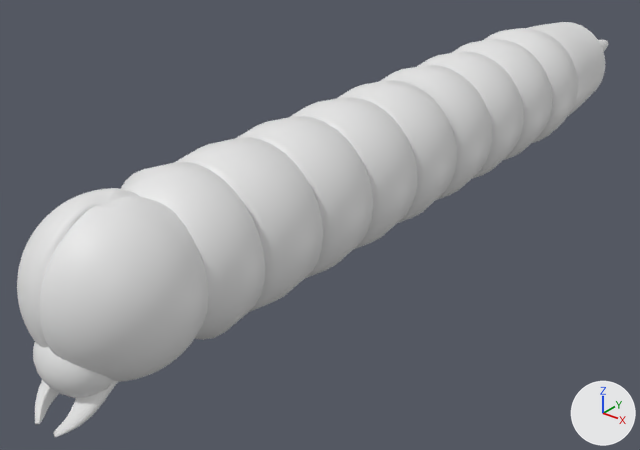
The Blender file 01/Assets/models/enemies/caterpillars/caterpillar01.blend as it was, and as the next commit left it.
Both versions are drawn from a 50 mm camera at (6.6, -3.96, 4.53) aimed at (-0.86, 5.37, -1.25). Lighting does not change. The marker at lower right points along +X, +Y and +Z.

Before the edit, the objects in view are built like this:
```python
ob_cylinder = bpy.data.objects.new('Cylinder', me_cylinder)
ob_cylinder.location = (0.0, 3.95, 0.0)
ob_cylinder.rotation_euler = (1.571, 0.0, 0.0)  # degrees (90, 0, 0)
ob_cylinder.scale = (1.0, 1.0, 2.69)
ob_cylinder_001 = bpy.data.objects.new('Cylinder.001', me_cylinder_008)
ob_cylinder_001.location = (0.0, 6.31, 0.0)
ob_cylinder_001.rotation_euler = (1.571, 0.0, 0.0)  # degrees (90, 0, 0)
ob_cylinder_001.scale = (1.0, 1.0, 4.57)
ob_icosphere = bpy.data.objects.new('Icosphere', me_icosphere_001)
ob_icosphere.location = (0.0, 0.39, -0.57)
ob_icosphere.scale = (0.494, 0.417, 0.417)
ob_mandibles = bpy.data.objects.new('mandibles', me_cylinder_009)
ob_mandibles.location = (0.0, 0.11, -1.03)
ob_mandibles.rotation_euler = (2.226, 0.0, 0.0)  # degrees (128, 0, 0)
ob_mandibles.scale = (0.418, 0.171, 0.418)
ob_sphere = bpy.data.objects.new('Sphere', me_sphere)
ob_sphere.location = (0.0, 0.95, 0.0)
```
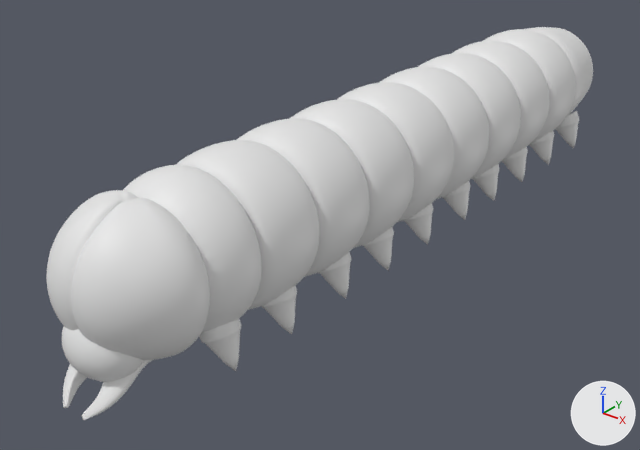
Location of each change, (x1, y1, x2, y2) in pixels of the pictures (640 x 450 px; the box of a moved part takes in the faces that stretch with it):
'Cylinder', modifiers changed
    before: (121, 28, 578, 340)
    after: (122, 29, 575, 333)
'Sphere', reshaped, moved, modifiers changed (15% narrower, 12% shorter)
    before: (17, 188, 209, 382)
    after: (46, 190, 210, 360)
'Icosphere', moved
    before: (33, 342, 114, 398)
    after: (62, 327, 144, 382)
'Cylinder.001', reshaped (15% narrower)
    before: (528, 22, 608, 116)
    after: (525, 27, 593, 118)
'mandibles', reshaped, moved, modifiers changed
    before: (35, 380, 119, 437)
    after: (63, 360, 153, 420)
'legs', added
    after: (199, 319, 241, 371)
'legs.001', added
    after: (261, 285, 297, 334)
'legs.002', added
    after: (318, 252, 351, 299)
'legs.003', added
    after: (362, 227, 394, 271)
'legs.004', added
    after: (403, 203, 433, 245)
'legs.005', added
    after: (442, 181, 471, 220)
'legs.006', added
    after: (471, 164, 500, 201)
'legs.009', added
    after: (555, 111, 579, 148)
'legs.007', added
    after: (502, 147, 528, 182)
'legs.008', added
    after: (529, 131, 554, 165)
part 1 of me_cylinder_009, added
    after: (63, 364, 87, 408)
part 3 of me_cylinder_008, moved or reshaped
    before: (528, 22, 605, 114)
    after: (527, 27, 593, 111)
part 4 of me_cylinder_008, moved or reshaped (not visible afterwards)
    before: (598, 40, 608, 52)

Patch to the scene script:
```diff
--- a/01/Assets/models/enemies/caterpillars/caterpillar01.blend.py
+++ b/01/Assets/models/enemies/caterpillars/caterpillar01.blend.py
@@ me_cylinder_008 @@
 me_cylinder_008.from_pydata(...)  # 224 vertices, 162 faces, 32 loose edges; spans x -0.95..0.95, y -0.95..0.95, z -1.62..-0.83
 # used by ob_cylinder_001; location = (0.0, 6.31, 0.0); rotation_euler = (1.571, 0.0, 0.0), in degrees (90, 0, 0); scale = (1.0, 1.0, 4.57)
+# me_cylinder_008 part 3: all 64 vertices in x -0.77..0.77, y -0.77..0.77, z -1.22..-1.17 are moved by (0.0, 0.0, 0.12)
+# me_cylinder_008 part 4: all 32 vertices in x -0.07..0.07, y -0.07..0.07, z -1.62 are moved by (0.0, 0.0, 0.31)
@@ me_cylinder_009 @@
 # used by ob_mandibles; location = (0.0, 0.11, -1.03); rotation_euler = (2.226, 0.0, 0.0), in degrees (128, 0, 0); scale = (0.418, 0.171, 0.418)
-me_cylinder_009.from_pydata(...)  # 77 vertices, 68 faces; spans x 0.0..1.23, y -1.3..1.02, z -1.4..0.91
+me_cylinder_009.from_pydata(...)  # 152 vertices, 136 faces; spans x -1.23..1.23, y -1.3..1.02, z -1.4..0.91
+# me_cylinder_009 part 1
+# 75 vertices are added at x -1.23..-0.04, y -1.23..1.02, z -1.4..0.91
+# 68 new faces join them
@@ me_sphere @@
-me_sphere.from_pydata(...)  # 152 vertices, 144 faces; spans x 0.0..1.0, y -0.98..0.92, z -0.98..0.98
+me_sphere.from_pydata(...)  # 272 vertices, 288 faces; spans x -1.0..1.0, y -0.98..0.38, z -0.91..0.91
+# me_sphere part 2: 148 vertices removed from x 0.0..1.0, y -0.96..0.92, z -0.98..0.98; 268 vertices added at x -1.0..1.0, y -0.98..0.38, z -0.91..0.91
@@ ob_icosphere @@
 ob_icosphere = bpy.data.objects.new('Icosphere', me_icosphere_001)
-ob_icosphere.location = (0.0, 0.39, -0.57)
+ob_icosphere.location = (0.0, 0.73, -0.57)
 ob_icosphere.scale = (0.494, 0.417, 0.417)
@@ ob_cylinder @@
 ob_cylinder.scale = (1.0, 1.0, 2.69)
+_m = ob_cylinder.modifiers.new('Subsurf', 'SUBSURF')
+_m.levels = 2
@@ ob_mandibles @@
 ob_mandibles = bpy.data.objects.new('mandibles', me_cylinder_009)
-ob_mandibles.location = (0.0, 0.11, -1.03)
+ob_mandibles.location = (0.0, 0.46, -1.03)
 ob_mandibles.rotation_euler = (2.226, 0.0, 0.0)  # degrees (128, 0, 0)
 ob_mandibles.scale = (0.418, 0.171, 0.418)
-_m = ob_mandibles.modifiers.new('Mirror', 'MIRROR')
-_m.use_clip = True
 _m = ob_mandibles.modifiers.new('Subsurf', 'SUBSURF')
@@ ob_sphere @@
 ob_sphere = bpy.data.objects.new('Sphere', me_sphere)
-ob_sphere.location = (0.0, 0.95, 0.0)
-_m = ob_sphere.modifiers.new('Mirror', 'MIRROR')
+ob_sphere.location = (0.0, 1.31, 0.0)
 _m = ob_sphere.modifiers.new('Subsurf', 'SUBSURF')
+_m.levels = 2
@@ ob_legs @@
+ob_legs = bpy.data.objects.new('legs', me_cone)  # 49 vertices, 48 faces; spans x -3.96..-1.6, y -1.16..1.16, z -1.84..0.83; modifiers MIRROR, SUBSURF
+ob_legs.location = (0.0, 1.82, -1.09)
+ob_legs.rotation_euler = (0.0, 3.142, 0.0)  # degrees (0, 180, 0)
+ob_legs.scale = (0.213, 0.213, 0.305)
@@ ob_legs_001 @@
+ob_legs_001 = bpy.data.objects.new('legs.001', me_cone.copy())  # modifiers MIRROR, SUBSURF
+ob_legs_001.location = (0.0, 2.78, -1.09)
+ob_legs_001.rotation_euler = (0.0, 3.142, 0.0)  # degrees (0, 180, 0)
+ob_legs_001.scale = (0.213, 0.213, 0.305)
@@ ob_legs_002 @@
+ob_legs_002 = bpy.data.objects.new('legs.002', me_cone.copy())  # modifiers MIRROR, SUBSURF
+ob_legs_002.location = (0.0, 3.84, -1.09)
+ob_legs_002.rotation_euler = (0.0, 3.142, 0.0)  # degrees (0, 180, 0)
+ob_legs_002.scale = (0.213, 0.213, 0.305)
@@ ob_legs_003 @@
+ob_legs_003 = bpy.data.objects.new('legs.003', me_cone.copy())  # modifiers MIRROR, SUBSURF
+ob_legs_003.location = (0.0, 4.78, -1.09)
+ob_legs_003.rotation_euler = (0.0, 3.142, 0.0)  # degrees (0, 180, 0)
+ob_legs_003.scale = (0.213, 0.213, 0.305)
@@ ob_legs_004 @@
+ob_legs_004 = bpy.data.objects.new('legs.004', me_cone.copy())  # modifiers MIRROR, SUBSURF
+ob_legs_004.location = (0.0, 5.76, -1.09)
+ob_legs_004.rotation_euler = (0.0, 3.142, 0.0)  # degrees (0, 180, 0)
+ob_legs_004.scale = (0.213, 0.213, 0.305)
@@ ob_legs_005 @@
+ob_legs_005 = bpy.data.objects.new('legs.005', me_cone.copy())  # modifiers MIRROR, SUBSURF
+ob_legs_005.location = (0.0, 6.79, -1.09)
+ob_legs_005.rotation_euler = (0.0, 3.142, 0.0)  # degrees (0, 180, 0)
+ob_legs_005.scale = (0.213, 0.213, 0.305)
@@ ob_legs_006 @@
+ob_legs_006 = bpy.data.objects.new('legs.006', me_cone.copy())  # modifiers MIRROR, SUBSURF
+ob_legs_006.location = (0.0, 7.69, -1.09)
+ob_legs_006.rotation_euler = (0.0, 3.142, 0.0)  # degrees (0, 180, 0)
+ob_legs_006.scale = (0.213, 0.213, 0.305)
@@ ob_legs_007 @@
+ob_legs_007 = bpy.data.objects.new('legs.007', me_cone.copy())  # modifiers MIRROR, SUBSURF
+ob_legs_007.location = (0.0, 8.64, -1.09)
+ob_legs_007.rotation_euler = (0.0, 3.142, 0.0)  # degrees (0, 180, 0)
+ob_legs_007.scale = (0.213, 0.213, 0.305)
@@ ob_legs_008 @@
+ob_legs_008 = bpy.data.objects.new('legs.008', me_cone.copy())  # modifiers MIRROR, SUBSURF
+ob_legs_008.location = (0.0, 9.62, -1.09)
+ob_legs_008.rotation_euler = (0.0, 3.142, 0.0)  # degrees (0, 180, 0)
+ob_legs_008.scale = (0.213, 0.213, 0.305)
@@ ob_legs_009 @@
+ob_legs_009 = bpy.data.objects.new('legs.009', me_cone.copy())  # modifiers MIRROR, SUBSURF
+ob_legs_009.location = (0.0, 10.64, -1.09)
+ob_legs_009.rotation_euler = (0.0, 3.142, 0.0)  # degrees (0, 180, 0)
+ob_legs_009.scale = (0.213, 0.213, 0.305)
```
